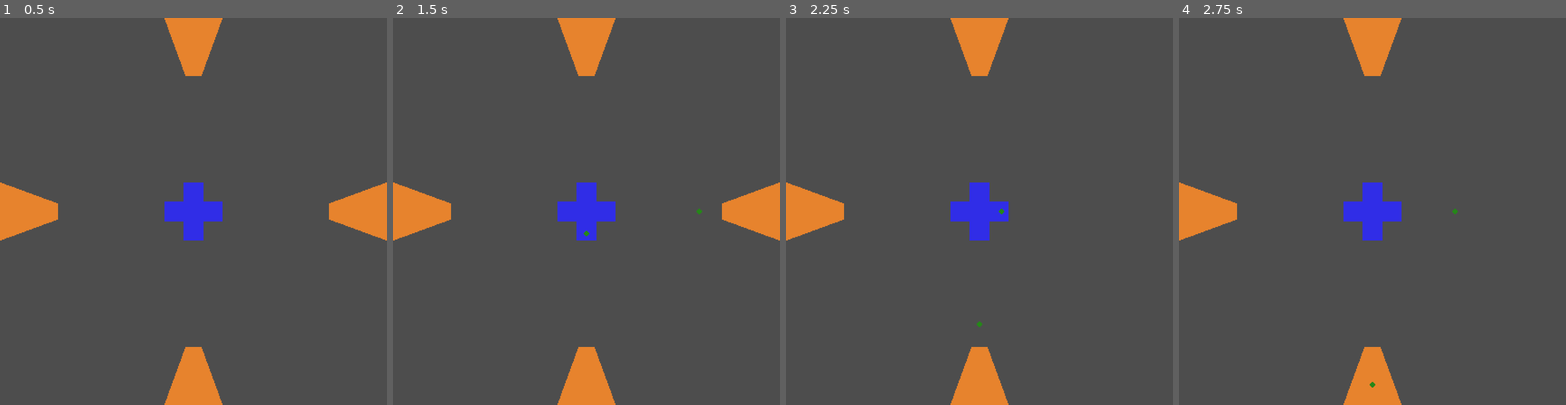
Above: before the commit, frames 1-4 (left to right).
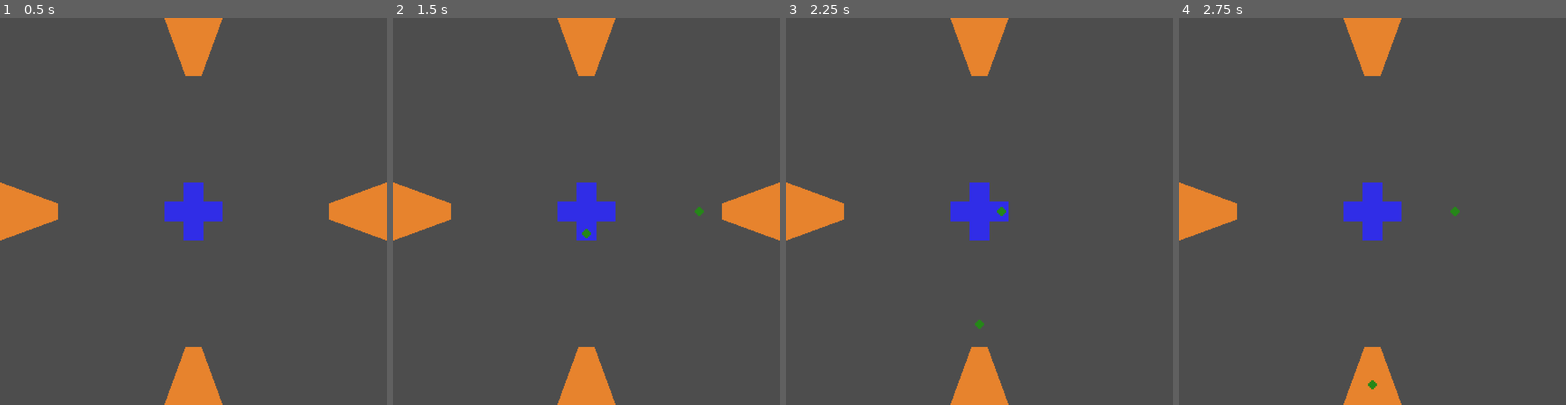
Above: after the commit, the same moments.

Repository: skain/incremental-outpost
Game: Godot game, scene res://scenes/level_one.tscn
The game is run twice, just before and just after one commit, with the same random seed, the same clock (stepped at 60 frames per second) and the same inputs.
Inputs:
- Up to frame 1 (0.5 s): no input
- Up to frame 2 (1.5 s): tap Enter at 0.5 s; hold Right (fire-right) 0.53-1.28 s; hold Down (fire-down) from 1.28 s (still down)
- Up to frame 3 (2.25 s): tap Space at 2 s; release Down (fire-down) at 2.03 s; hold Right (fire-right) from 2.03 s (still down)
- Up to frame 4 (2.75 s): keep holding Right (fire-right)

Frame 1 is identical in both runs. In frame 2, less than 0.1% of the frame differs, in the area x 48-81%, y 48-57%; in frame 3, less than 0.1%; in frame 4, less than 0.1%, in the area x 48-73%, y 48-96%.

Commit message:
enemy timer respawn, scale projectile from root node

Diff:
--- a/scenes/enemy.tscn
+++ b/scenes/enemy.tscn
@@ -18,4 +18,7 @@
 [node name="CollisionShape2D" type="CollisionShape2D" parent="Area2D"]
 shape = SubResource("RectangleShape2D_md0e3")
 
+[node name="Timer" type="Timer" parent="."]
+
 [connection signal="area_entered" from="Area2D" to="." method="_on_area_2d_area_entered"]
+[connection signal="timeout" from="Timer" to="." method="_on_timer_timeout"]
--- a/scenes/player_projectile.tscn
+++ b/scenes/player_projectile.tscn
@@ -4,14 +4,16 @@
 [ext_resource type="Script" uid="uid://b55wx1lhyj4ib" path="res://scripts/player_projectile.gd" id="1_oxij3"]
 
 [sub_resource type="RectangleShape2D" id="RectangleShape2D_oxij3"]
-size = Vector2(18.75, 18)
+size = Vector2(6.000001, 6)
 
 [node name="PlayerProjectile" type="Area2D"]
+scale = Vector2(5, 5)
 script = ExtResource("1_oxij3")
 
 [node name="Sprite2D" type="Sprite2D" parent="."]
-scale = Vector2(3, 3)
 texture = ExtResource("1_lqp5n")
 
 [node name="CollisionShape2D" type="CollisionShape2D" parent="."]
+position = Vector2(-0.39999995, 0)
+scale = Vector2(0.99999976, 0.99999976)
 shape = SubResource("RectangleShape2D_oxij3")
--- a/scripts/enemy.gd
+++ b/scripts/enemy.gd
@@ -1,7 +1,11 @@
 extends Node2D
 class_name Enemy
 
+@export var hit_timeout_secs: int = 5
+
+
 @onready var collision_shape_2d: CollisionShape2D = $Area2D/CollisionShape2D
+@onready var timer: Timer = $Timer
 
 # Called when the node enters the scene tree for the first time.
 func _ready() -> void:
@@ -21,9 +25,15 @@
 	print('disabled')
 	visible = false
 	collision_shape_2d.set_deferred("disabled", true)
+	timer.start(hit_timeout_secs)
+
 
 func _on_area_2d_area_entered(area: Area2D) -> void:
 	if area.name == "PlayerProjectile":
 		print('hit')
 		_disable()
 		area.queue_free()
+
+
+func _on_timer_timeout() -> void:
+	_enable()
